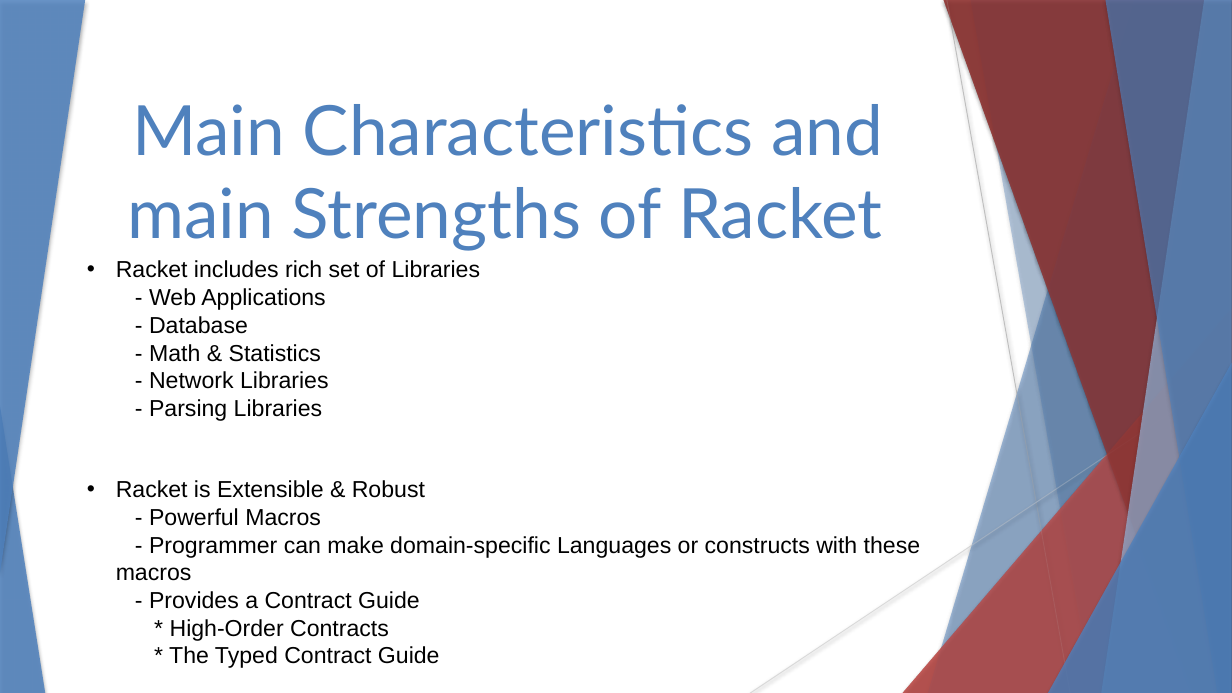
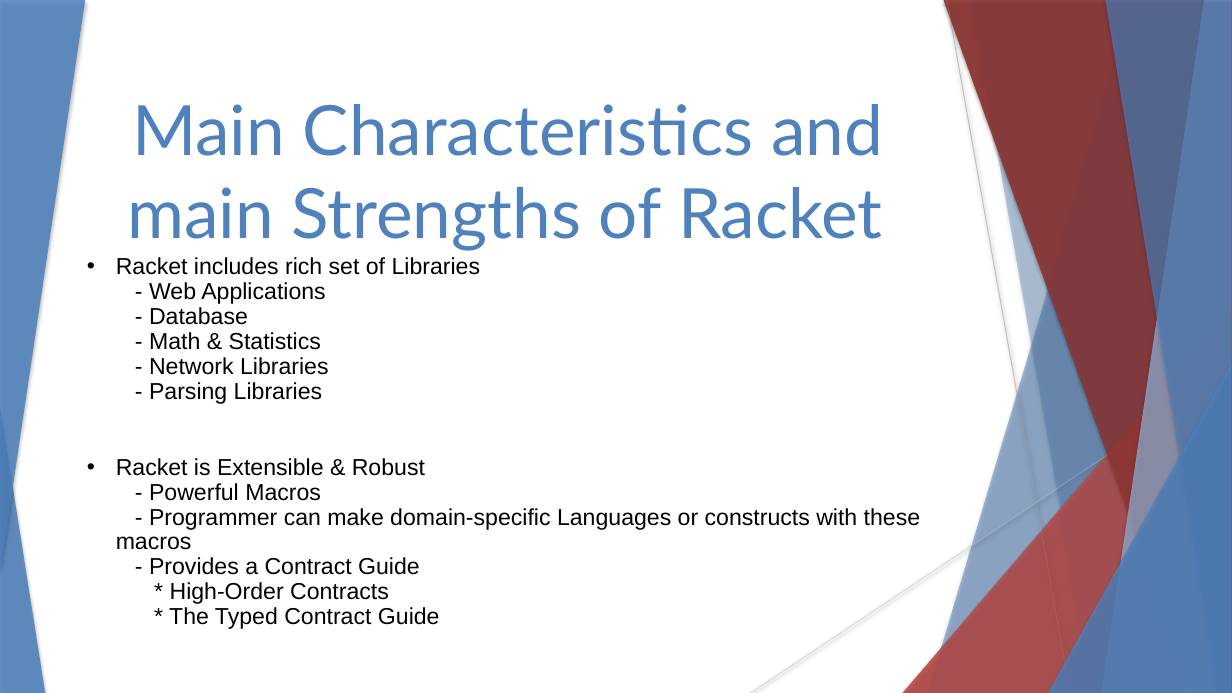
Before and after one commit to stevester94/CSC201_Project, a slide deck: slide 3 of CSC201Sec3Proj3Team4.pptx. Drawn at 1232x693 pixels with LibreOffice and Linux fonts; fonts in the diff are those of the drawing. Boxes give left, top, right and bottom in pixels: in the first picture for what was removed or moved away, otherwise in the second. Text is boxed around its words. In the diff, an @@ line names an element or a change of style, - is before the commit and + after.

```diff
--- a/CSC201Sec3Proj3Team4.pptx
+++ b/CSC201Sec3Proj3Team4.pptx
@@ text "Racket includes rich set of ..." at [116, 257, 920, 629]: line spacing 1 to 0.9 @@
```
Also in this commit, not shown: 4 slides added.
